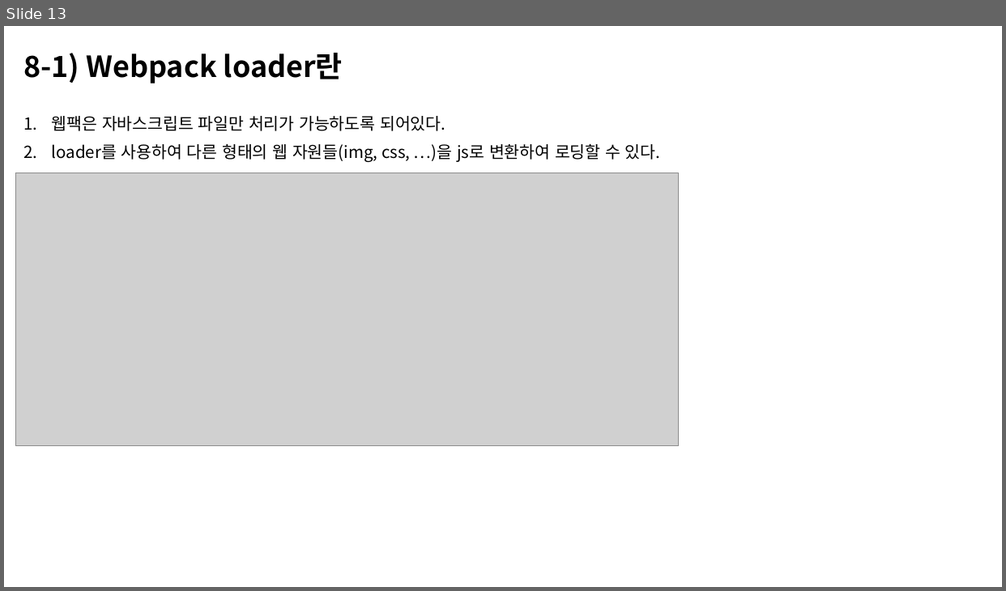
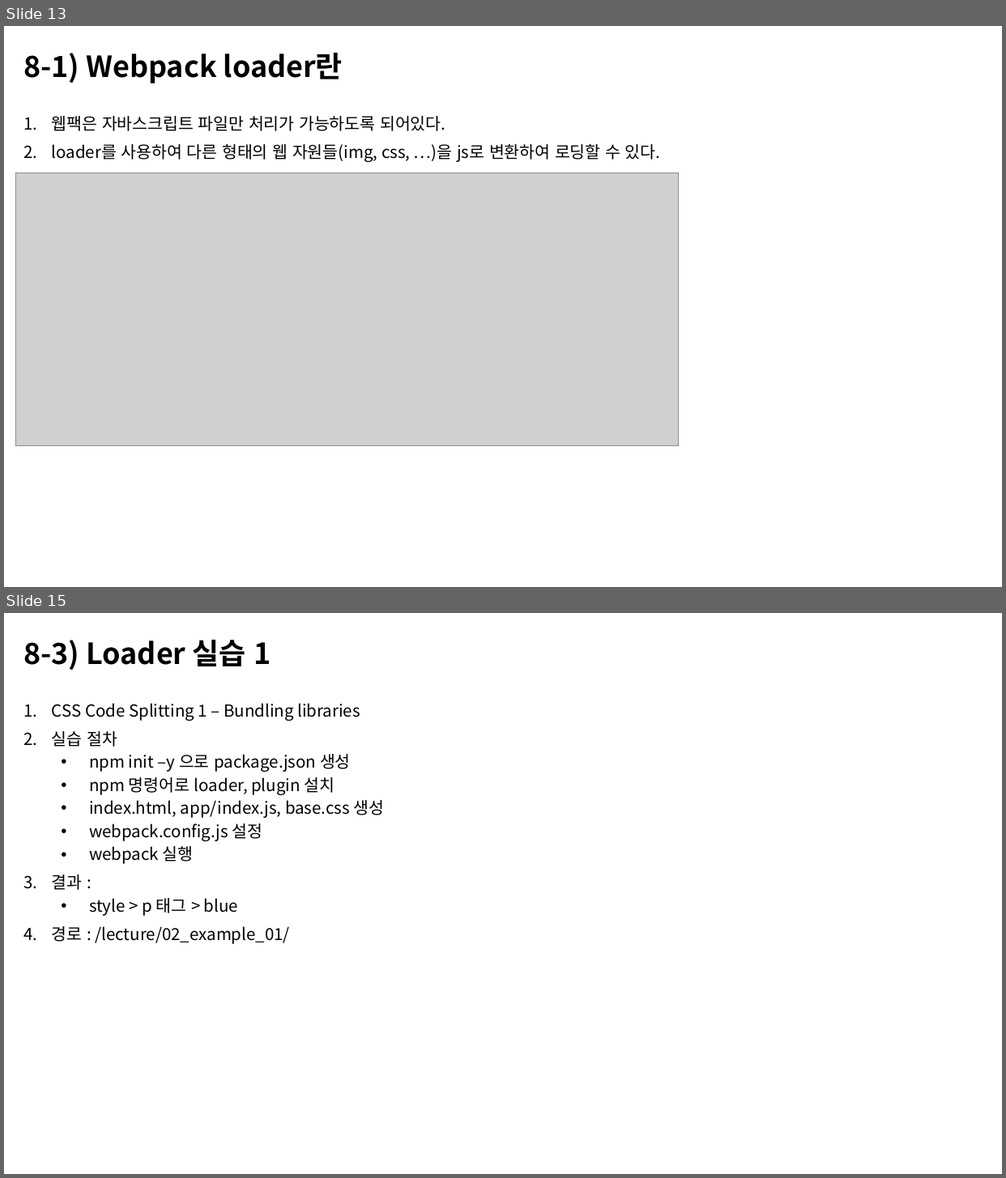
Before and after one commit to n4oah-study/webpack, a slide deck: document/webpack.pptx. Shown one above the other, each under a label of ours: slide 13 before the commit, slides 13 and 15 after it; the slides between them are not shown. The pictures are 1006x591 and 1006x1178 pixels, drawn with LibreOffice and Linux fonts; fonts in the diff are those of the drawing; grey boxes stand for pictures. Boxes give left, top, right and bottom in pixels: in the first picture for what was removed or moved away, otherwise in the second. Text is boxed around its words. In the diff, an @@ line names an element or a change of style, - is before the commit and + after.

Commit message:
example_01 실습 내용 ppt 추가

```diff
--- a/document/webpack.pptx
+++ b/document/webpack.pptx
@@ slide 15 added at (4,613,1002,1174), background #FFFFFF @@
@@ title added at (23,640,271,670), 28 pt, text #000000, bold @@
+8-3) Loader 실습 1
@@ text added at (52,703,385,944), 16 pt, text #000000 @@
+1. CSS Code Splitting 1 – Bundling libraries
+2. 실습 절차
+  • npm init –y 으로 package.json 생성
+  • npm 명령어로 loader, plugin 설치
+  • index.html, app/index.js, base.css 생성
+  • webpack.config.js 설정
+  • webpack 실행
+3. 결과 :
+  • style > p 태그 > blue
+4. 경로 : /lecture/02_example_01/
```
Also in this commit, not shown: 2 other slides added, 1 other file.
